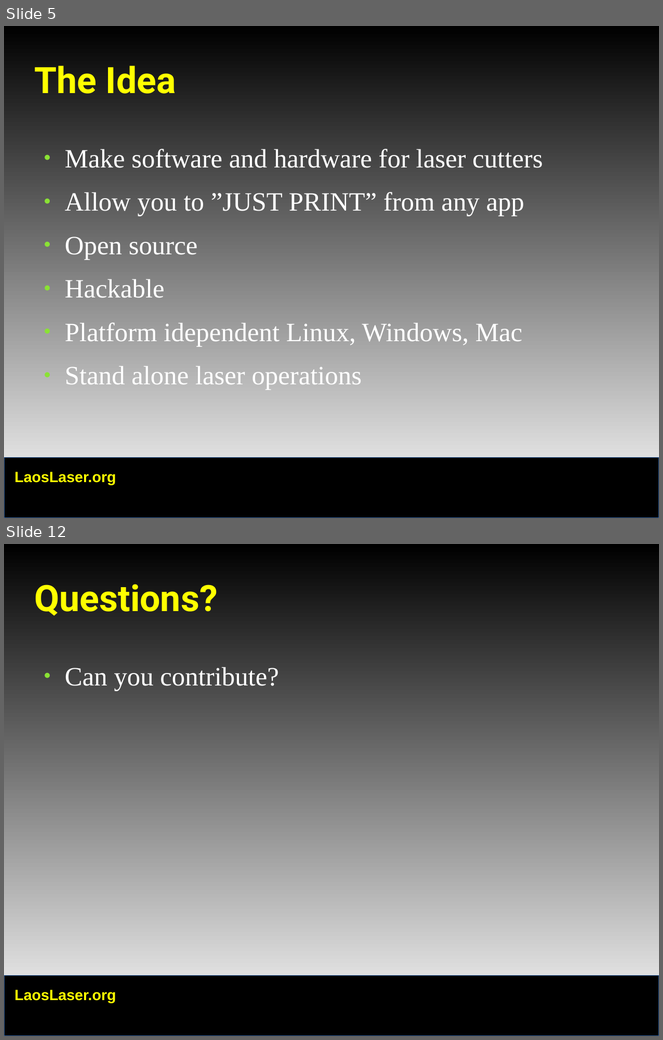
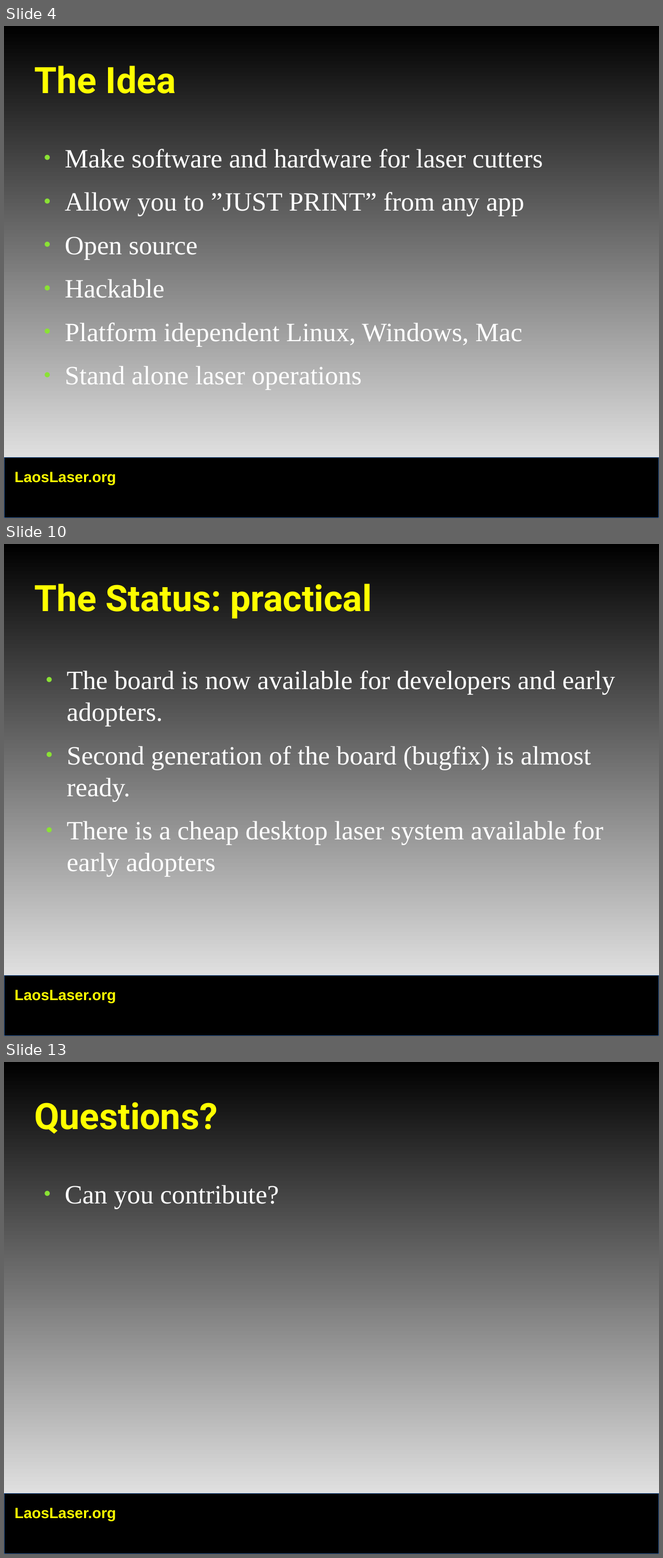
Before and after one commit to LaosLaser/Documentation, a slide deck: ccc-presentation.odp. Shown one above the other, each under a label of ours: slides 5 and 12 before the commit, slides 4, 10 and 13 after it; the slides between them are not shown. The pictures are 663x1040 and 663x1558 pixels, drawn with LibreOffice and Linux fonts; fonts in the diff are those of the drawing; background and template pictures are left out. Boxes give left, top, right and bottom in pixels: in the first picture for what was removed or moved away, otherwise in the second. Text is boxed around its words. In the diff, an @@ line names an element or a change of style, - is before the commit and + after.

```diff
--- a/ccc-presentation.odp
+++ b/ccc-presentation.odp
@@ slide 10 added at (4,544,659,1036), background gradient #000000 to #FFFFFF; not listed: 2 template elements that a slide beside it also shows @@
@@ title added at (35,584,372,619), 44 pt, text #FFFF00, bold @@
+The Status: practical
@@ text added at (67,670,616,876), 32 pt, text #FFFFFF @@
+● The board is now available for developers and early adopters.
+● Second generation of the board (bugfix) is almost ready.
+● There is a cheap desktop laser system available for early adopters
@@ what was slide 5 is now slide 4 @@
@@ what was slide 12 is now slide 13 @@
```
Also in this commit, not shown: 7 slides changed, 3 other slides added, 3 slides removed.
